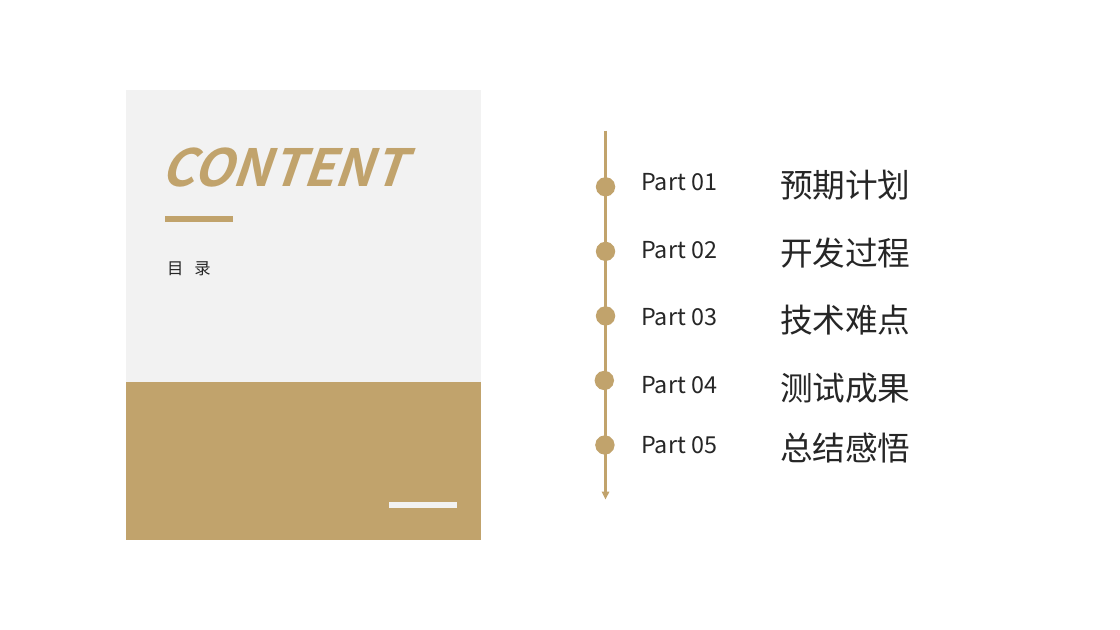
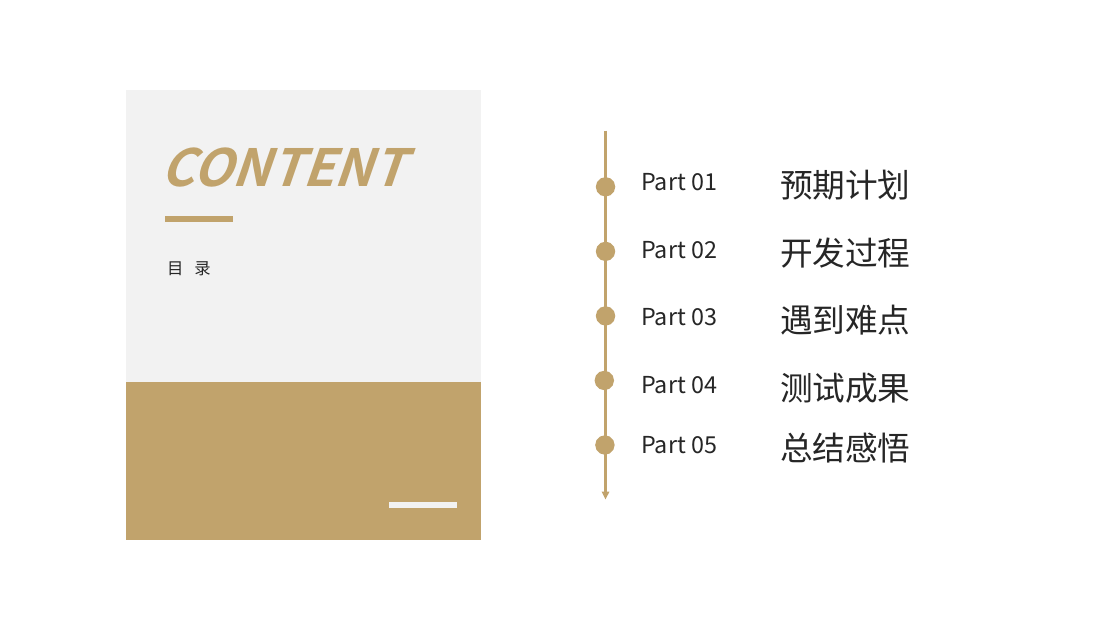
Before and after one commit to 2021FYWZ/wind, a slide deck: slide 2 of doc/项目答辩.pptx. Drawn at 1120x630 pixels with LibreOffice and Linux fonts; fonts in the diff are those of the drawing; background and template pictures are left out. Boxes give left, top, right and bottom in pixels: in the first picture for what was removed or moved away, otherwise in the second. Text is boxed around its words. In the diff, an @@ line names an element or a change of style, - is before the commit and + after.

```diff
--- a/doc/项目答辩.pptx
+++ b/doc/项目答辩.pptx
@@ text at (780, 304, 911, 335): text changed @@
-技术难点
+遇到难点
```
Also in this commit, not shown: 9 other slides changed, 2 slides removed.
